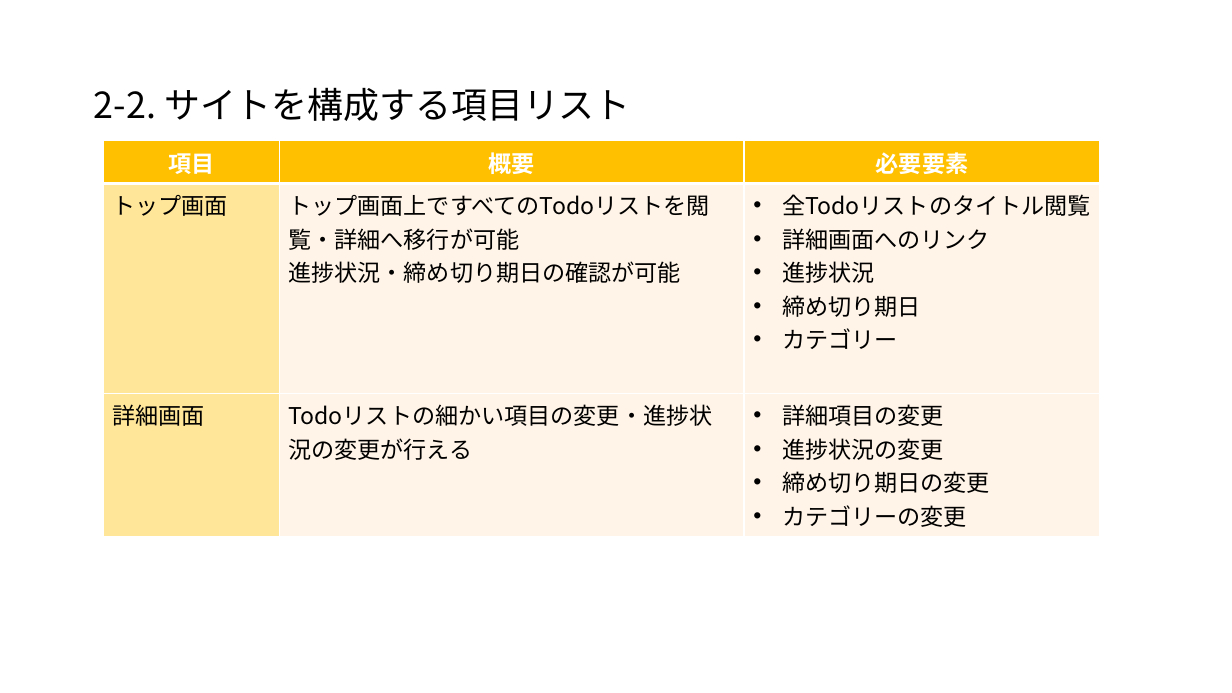
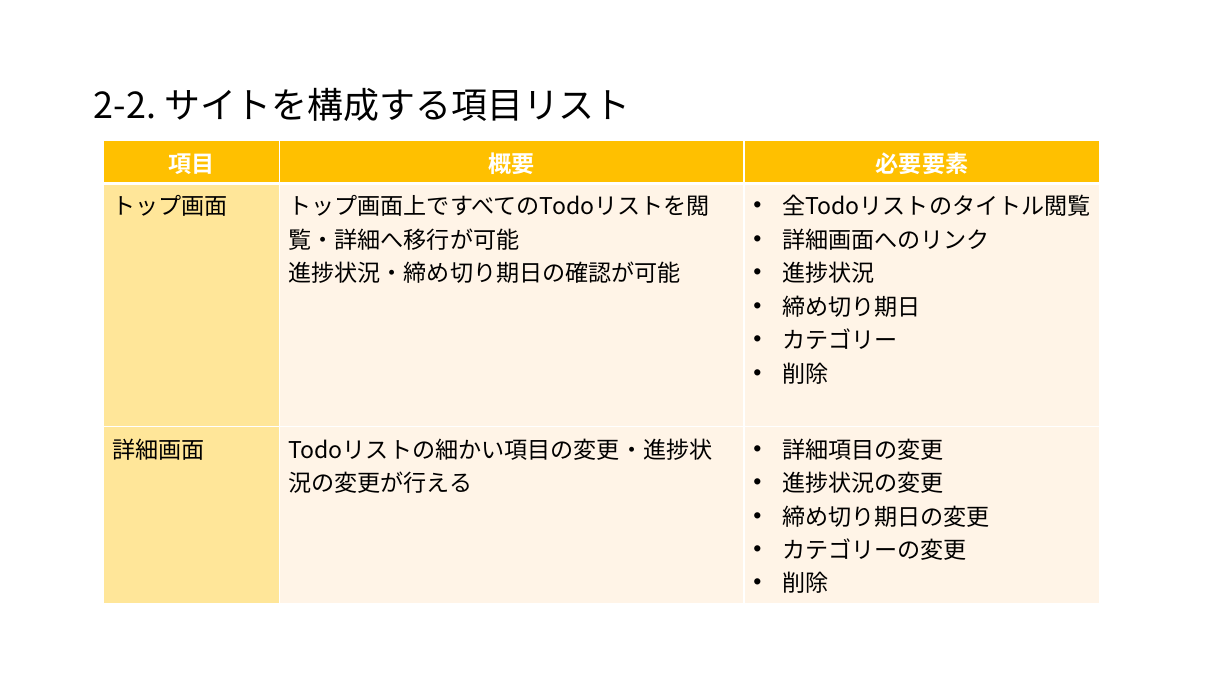
Before and after one commit to RisaWatanabe417/TodoApp, a slide deck: slide 5 of タスク管理アプリ.pptx. Drawn at 1232x693 pixels with LibreOffice and Linux fonts; fonts in the diff are those of the drawing. Boxes give left, top, right and bottom in pixels: in the first picture for what was removed or moved away, otherwise in the second. Text is boxed around its words. In the diff, an @@ line names an element or a change of style, - is before the commit and + after.

Commit message:
要件定義書修正

```diff
--- a/タスク管理アプリ.pptx
+++ b/タスク管理アプリ.pptx
@@ table at (x1=104, y1=140, x2=1100, y2=597) @@
-row 2, column 3: 全Todoリストのタイトル閲覧 / 詳細画面へのリンク / 進捗状況 / 締め切り期日 / カテゴリー
+row 2, column 3: 全Todoリストのタイトル閲覧 / 詳細画面へのリンク / 進捗状況 / 締め切り期日 / カテゴリー / 削除
-row 3, column 3: 詳細項目の変更 / 進捗状況の変更 / 締め切り期日の変更 / カテゴリーの変更
+row 3, column 3: 詳細項目の変更 / 進捗状況の変更 / 締め切り期日の変更 / カテゴリーの変更 / 削除
```
